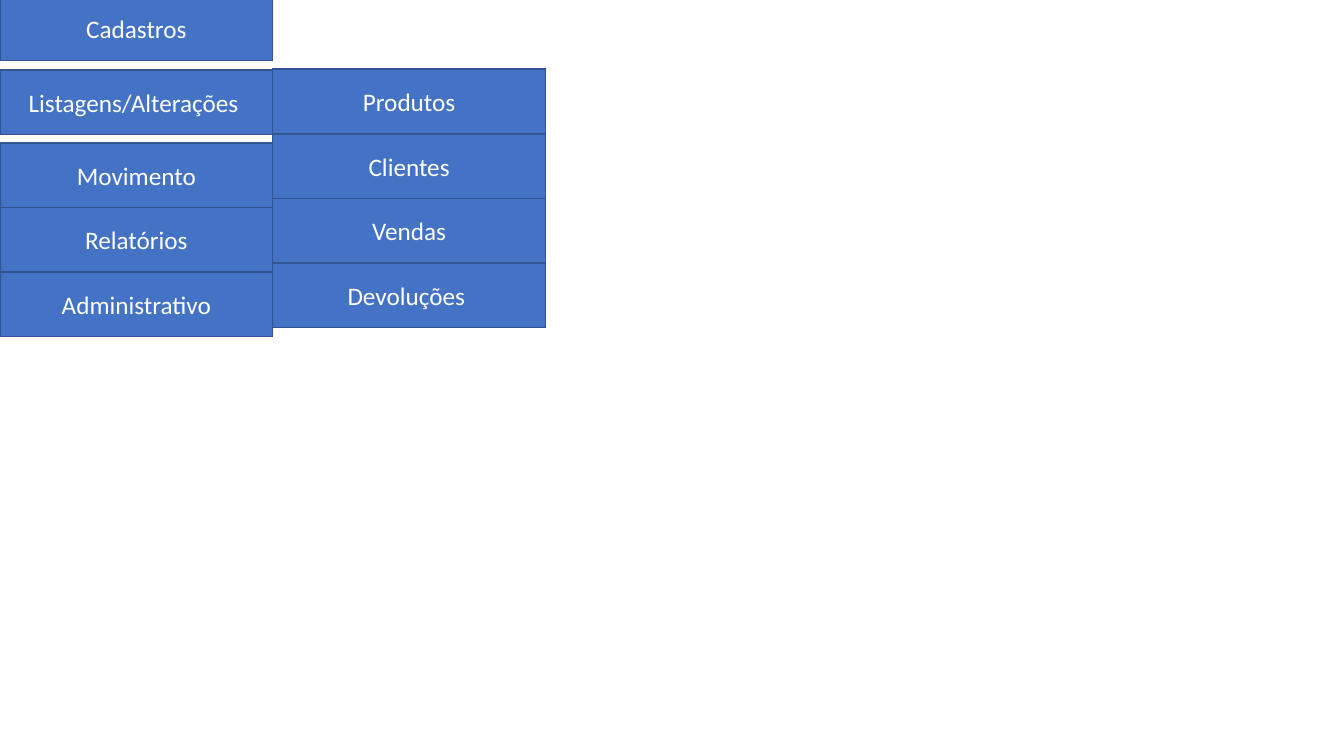
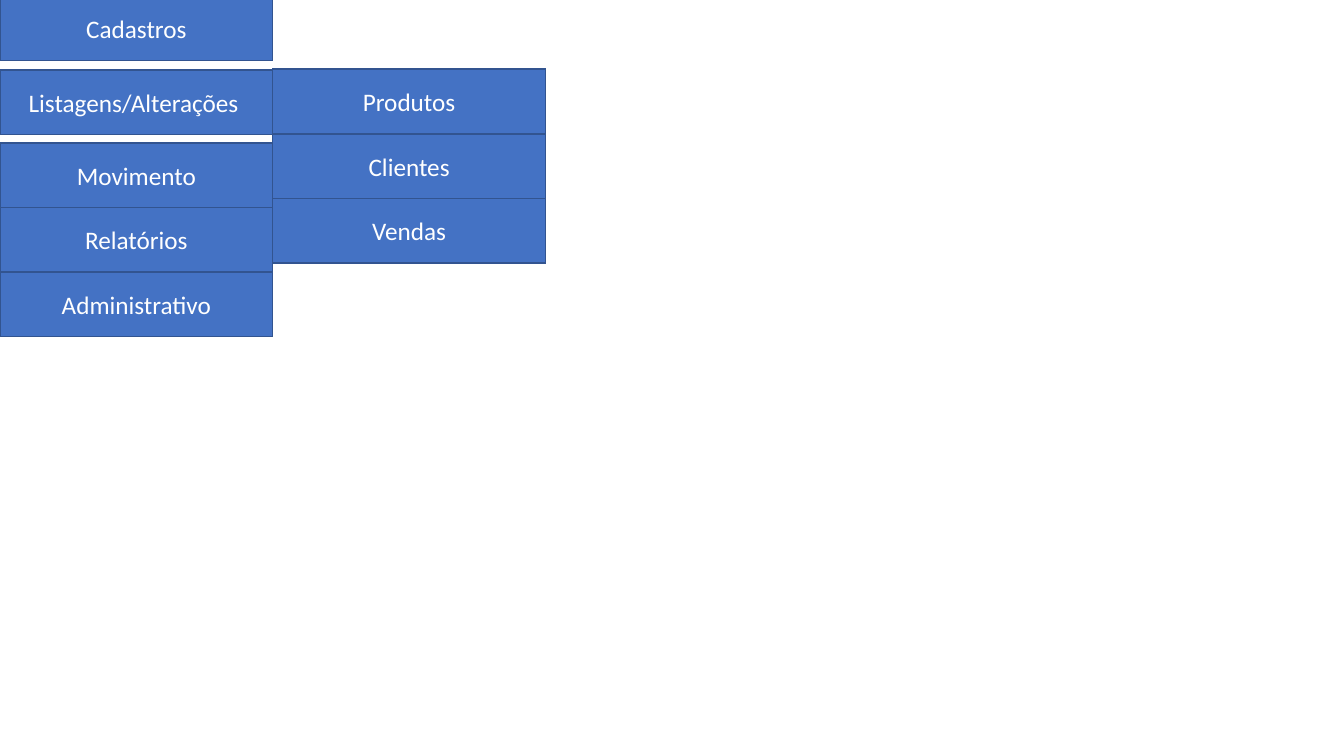
Before and after one commit to Erhoz/restApi, a slide deck: slide 3 of Telas Trabalhos PWEB.pptx. Drawn at 1344x756 pixels with LibreOffice and Linux fonts; fonts in the diff are those of the drawing. Boxes give left, top, right and bottom in pixels: in the first picture for what was removed or moved away, otherwise in the second. Text is boxed around its words. In the diff, an @@ line names an element or a change of style, - is before the commit and + after.

```diff
--- a/Telas Trabalhos PWEB.pptx
+++ b/Telas Trabalhos PWEB.pptx
@@ rectangle removed at [273,263,546,328] @@
-Devoluções
```
Also in this commit, not shown: 2 other slides changed, 4 slides removed.
